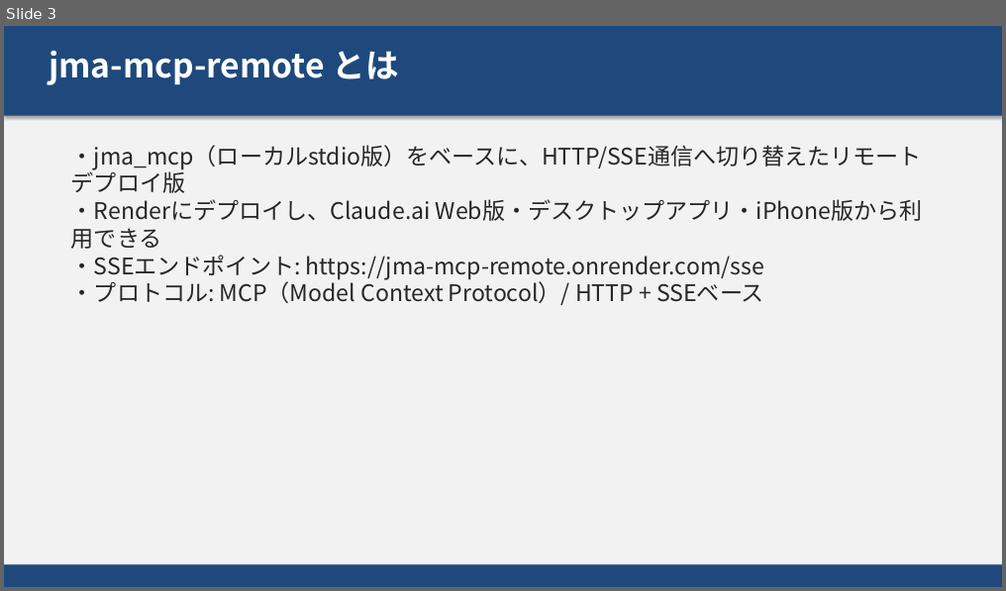
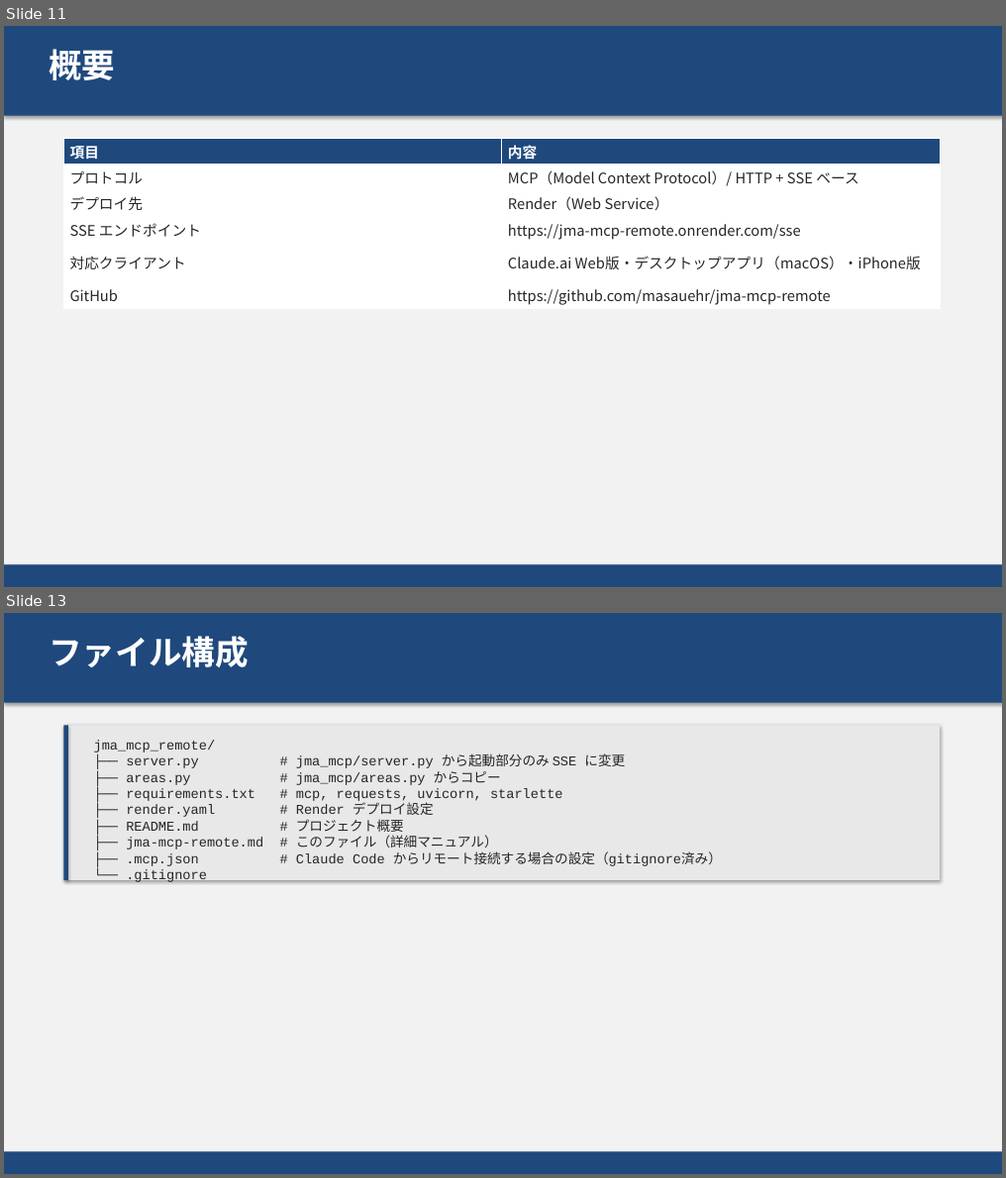
Before and after one commit to masauehr/ppt_auto, a slide deck: mcp_remort.pptx. Shown one above the other, each under a label of ours: slide 3 before the commit, slides 11 and 13 after it; the slides between them are not shown. The pictures are 1006x591 and 1006x1178 pixels, drawn with LibreOffice and Linux fonts; fonts in the diff are those of the drawing. Boxes give left, top, right and bottom in pixels: in the first picture for what was removed or moved away, otherwise in the second. Text is boxed around its words. In the diff, an @@ line names an element or a change of style, - is before the commit and + after.

```diff
--- a/mcp_remort.pptx
+++ b/mcp_remort.pptx
@@ slide 13 added at (4, 613, 1002, 1174), background #F2F2F2 @@
@@ rectangle added at (4, 613, 1002, 703), fill #1F497D @@
@@ text added at (49, 636, 249, 667), 32 pt, text #FFFFFF, bold @@
+ファイル構成
@@ rectangle added at (63, 725, 940, 880), fill #E8E8E8 @@
@@ rectangle added at (63, 725, 68, 880), fill #1F497D @@
@@ text added at (94, 740, 722, 866), 13 pt, text #262626 @@
+jma_mcp_remote/
+├── server.py # jma_mcp/server.py から起動部分のみ SSE に変更
+├── areas.py # jma_mcp/areas.py からコピー
+├── requirements.txt # mcp, requests, uvicorn, starlette
+├── render.yaml # Render デプロイ設定
+├── README.md # プロジェクト概要
+├── jma-mcp-remote.md # このファイル（詳細マニュアル）
+├── .mcp.json # Claude Code からリモート接続する場合の設定（gitignore済み）
+└── .gitignore
@@ rectangle added at (4, 1152, 1002, 1174), fill #1F497D @@
@@ what was slide 3 is now slide 11 @@
@@ slide 11 changed as well @@
@@ text at (49, 49, 115, 80): text changed @@
-jma-mcp-remote とは
+概要
@@ table added at (63, 138, 940, 309), 6 rows, 2 columns @@
+項目 | 内容
+プロトコル | MCP（Model Context Protocol）/ HTTP + SSE ベース
+デプロイ先 | Render（Web Service）
+SSE エンドポイント | https://jma-mcp-remote.onrender.com/sse
+対応クライアント | Claude.ai Web版・デスクトップアプリ（macOS）・iPhone版
+GitHub | https://github.com/masauehr/jma-mcp-remote
@@ text removed at (71, 145, 923, 305) @@
-・jma_mcp（ローカルstdio版）をベースに、HTTP/SSE通信へ切り替えたリモートデプロイ版
-・Renderにデプロイし、Claude.ai Web版・デスクトップアプリ・iPhone版から利用できる
-・SSEエンドポイント: https://jma-mcp-remote.onrender.com/sse
-・プロトコル: MCP（Model Context Protocol）/ HTTP + SSEベース
```
Also in this commit, not shown: 7 other slides changed, 9 other slides added, 1 slide removed, 6 other files.
